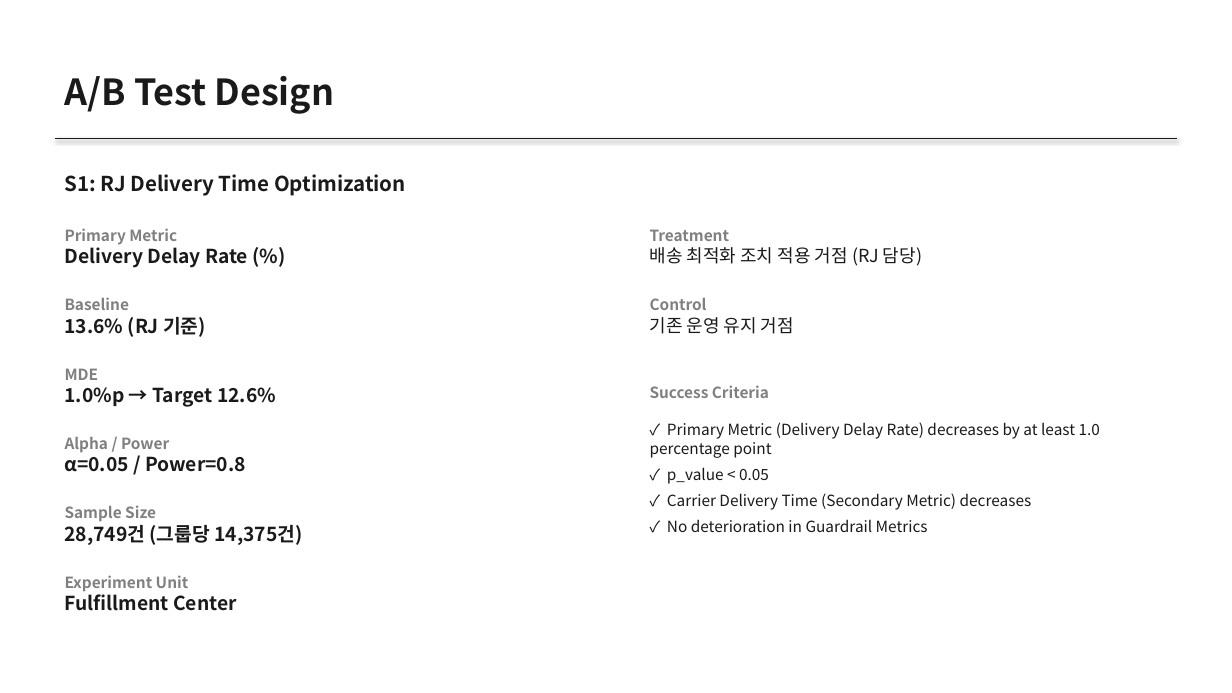
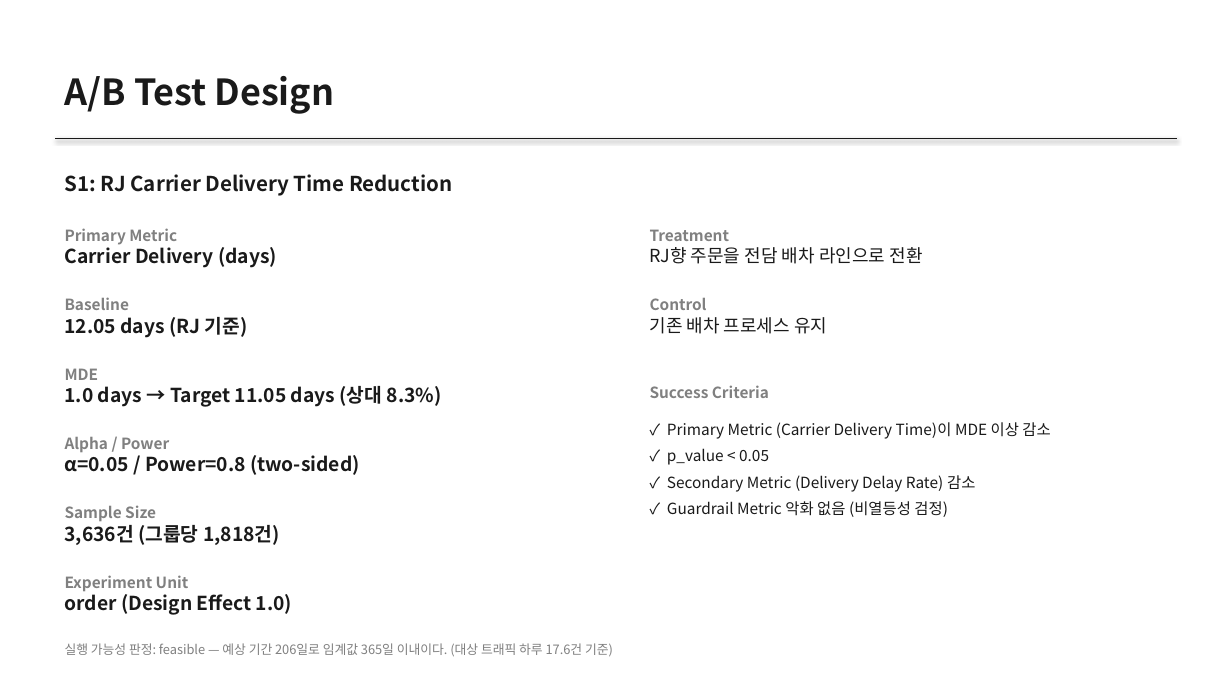
Before and after one commit to JunheePark0224/Olist-BPM-Agent, a slide deck: slide 11 of agent/outputs/executive_report.pptx. Drawn at 1232x693 pixels with LibreOffice and Linux fonts; fonts in the diff are those of the drawing. Boxes give left, top, right and bottom in pixels: in the first picture for what was removed or moved away, otherwise in the second. Text is boxed around its words. In the diff, an @@ line names an element or a change of style, - is before the commit and + after.

```diff
--- a/agent/outputs/executive_report.pptx
+++ b/agent/outputs/executive_report.pptx
@@ text at [65, 174, 452, 196]: text changed @@
-S1: RJ Delivery Time Optimization
+S1: RJ Carrier Delivery Time Reduction
@@ text at [65, 244, 277, 268]: text changed @@
-Delivery Delay Rate (%)
+Carrier Delivery (days)
@@ text at [650, 247, 922, 264]: text changed @@
-배송 최적화 조치 적용 거점 (RJ 담당)
+RJ향 주문을 전담 배차 라인으로 전환
@@ text at [65, 317, 248, 338]: text changed @@
-13.6% (RJ 기준)
+12.05 days (RJ 기준)
@@ text at [650, 317, 827, 334]: text changed @@
-기존 운영 유지 거점
+기존 배차 프로세스 유지
@@ text at [65, 386, 442, 407]: text changed @@
-1.0%p → Target 12.6%
+1.0 days → Target 11.05 days (상대 8.3%)
@@ text at [667, 422, 1050, 439]: text changed @@
-✓ Primary Metric (Delivery Delay Rate) decreases by at least 1.0 percentage point
+✓ Primary Metric (Carrier Delivery Time)이 MDE 이상 감소
@@ text at [65, 455, 360, 475]: text changed @@
-α=0.05 / Power=0.8
+α=0.05 / Power=0.8 (two-sided)
@@ text at [667, 501, 948, 517]: text changed @@
-✓ Carrier Delivery Time (Secondary Metric) decreases
-✓ No deterioration in Guardrail Metrics
+✓ Secondary Metric (Delivery Delay Rate) 감소
+✓ Guardrail Metric 악화 없음 (비열등성 검정)
@@ text at [65, 525, 280, 545]: text changed @@
-28,749건 (그룹당 14,375건)
+3,636건 (그룹당 1,818건)
@@ text at [65, 590, 292, 615]: text changed @@
-Fulfillment Center
+order (Design Effect 1.0)
@@ text added at [65, 643, 613, 656], 10 pt, text #808080 @@
+실행 가능성 판정: feasible — 예상 기간 206일로 임계값 365일 이내이다. (대상 트래픽 하루 17.6건 기준)
```
Also in this commit, not shown: 6 other slides changed, 2 slides added, 2 slides removed, 33 other files.
